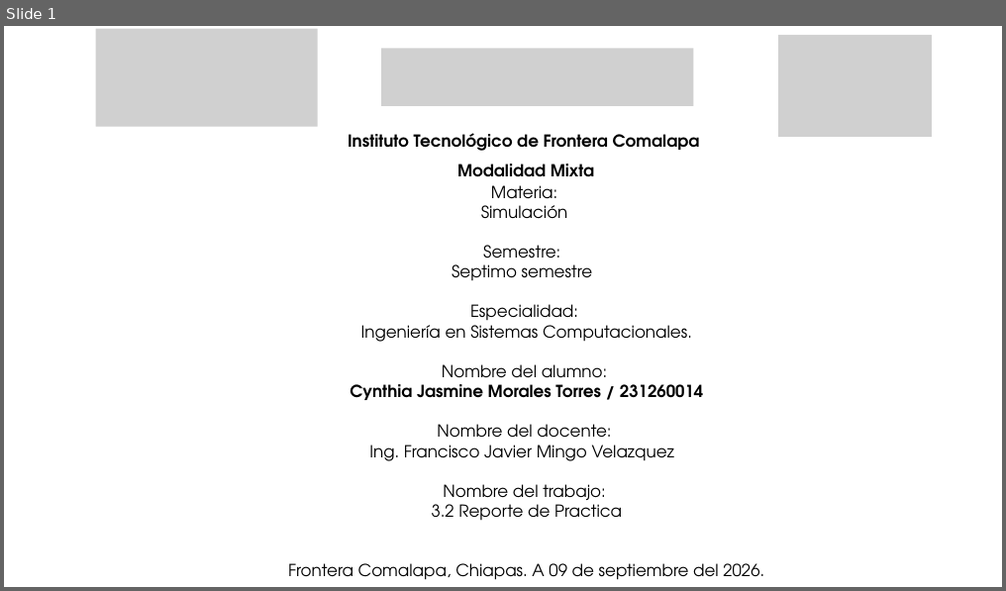
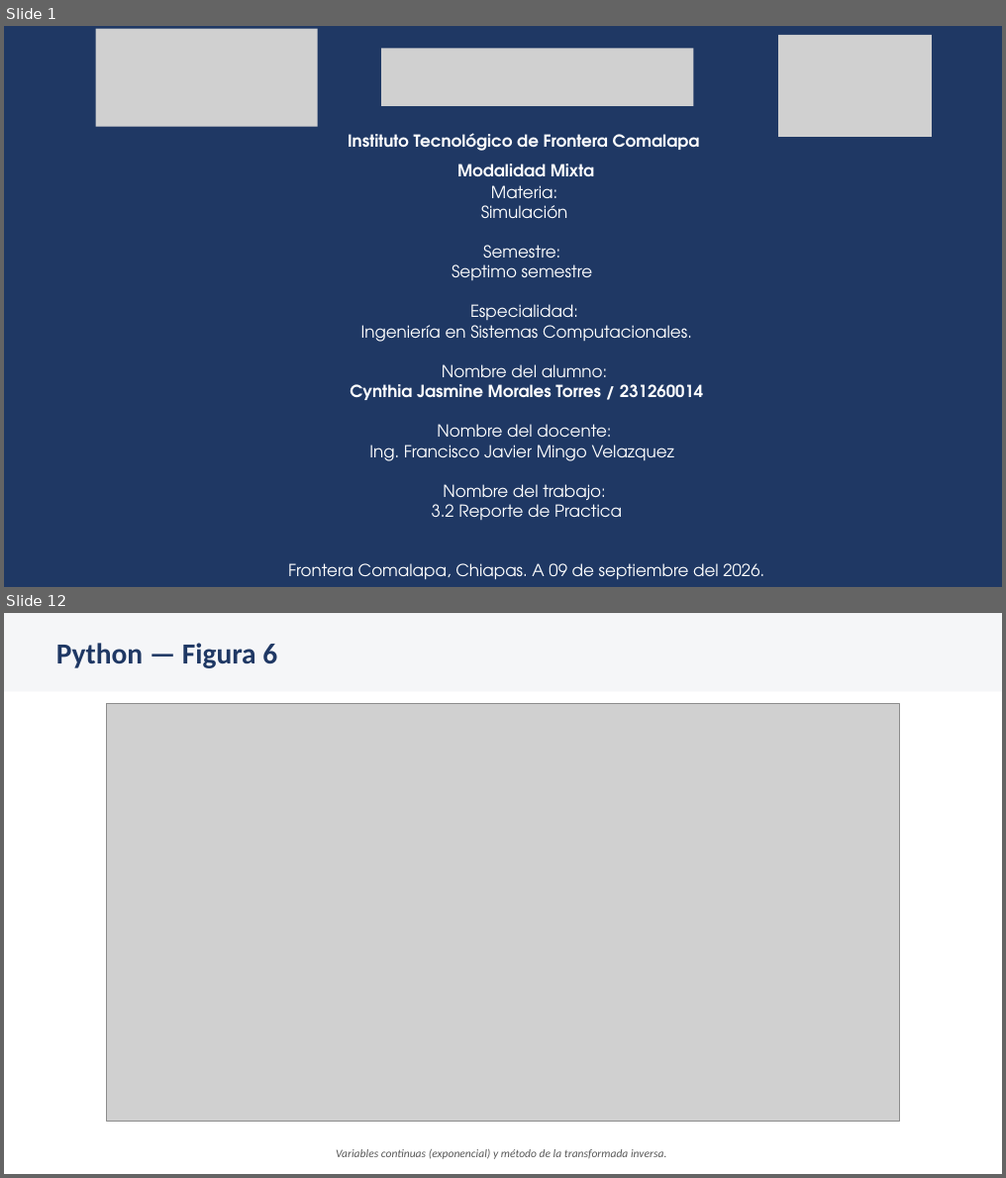
Before and after one commit to Cynthia21Morales/SIMULACION_CynthiaJasmineMT, a slide deck: SIM-Tema-3/Actividad 3.2 Reporte de Practica_CynthiaMorales_SIM_7ISCM.pptx. Shown one above the other, each under a label of ours: slide 1 before the commit, slides 1 and 12 after it; the slides between them are not shown. The pictures are 1006x591 and 1006x1178 pixels, drawn with LibreOffice and Linux fonts; fonts in the diff are those of the drawing; grey boxes stand for pictures. Boxes give left, top, right and bottom in pixels: in the first picture for what was removed or moved away, otherwise in the second. Text is boxed around its words. In the diff, an @@ line names an element or a change of style, - is before the commit and + after.

```diff
--- a/SIM-Tema-3/Actividad 3.2 Reporte de Practica_CynthiaMorales_SIM_7ISCM.pptx
+++ b/SIM-Tema-3/Actividad 3.2 Reporte de Practica_CynthiaMorales_SIM_7ISCM.pptx
@@ slide 12 added at (4,613,1002,1174), background #FFFFFF @@
@@ rectangle added at (4,613,1002,691), fill #F5F6F8 @@
@@ text added at (56,643,277,668), 28 pt, text #1F3864, bold @@
+Python — Figura 6
@@ picture added at (106,703,899,1121) @@
@@ text added at (336,1150,666,1159), 11 pt, text #595959, italic @@
+Variables continuas (exponencial) y método de la transformada inversa.
@@ slide 1 changed as well @@
@@ background #FFFFFF to #1F3864 @@
@@ text "Instituto Tecnológico de Frontera Comalapa" at (348,133,700,176): text colour #000000 to #FFFFFF @@
@@ text "Materia:" at (288,185,764,580): text colour #000000 to #FFFFFF @@
```
Also in this commit, not shown: 18 other slides added, 20 slides removed, 1 other file.
